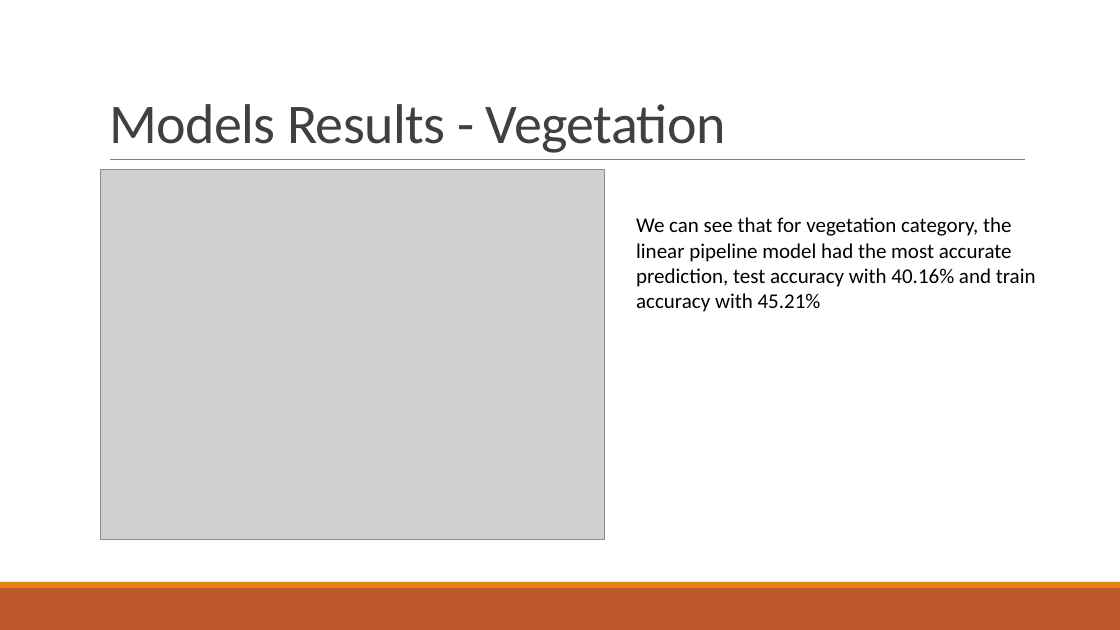
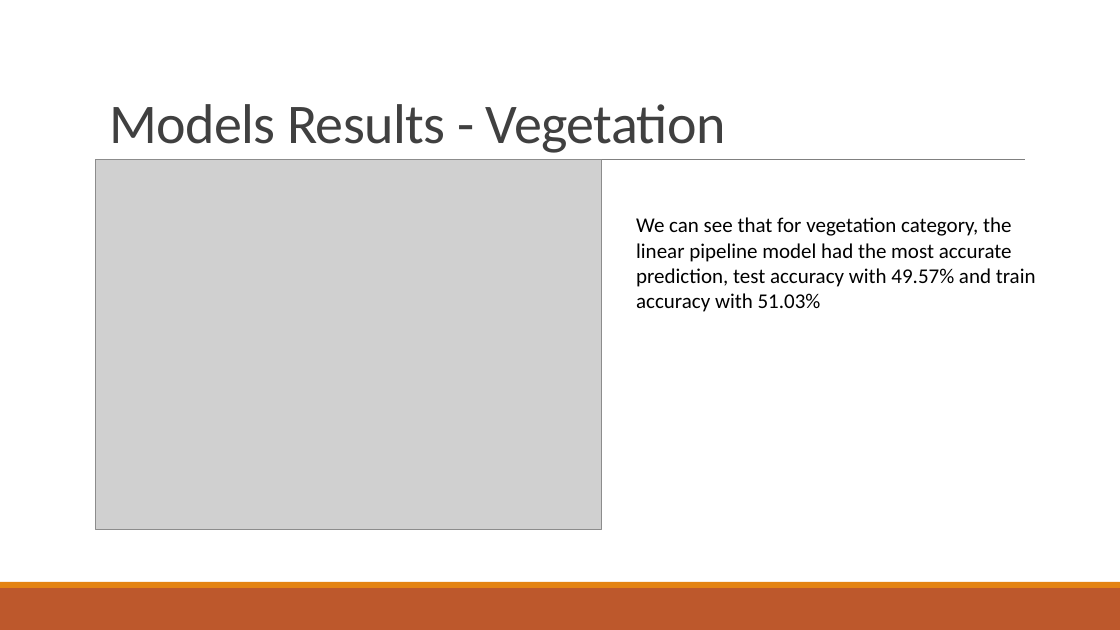
Before and after one commit to idanhoro/NASA-Heat-Maps-Prediction, a slide deck: slide 21 of Heat_Maps_presention.pptx. Drawn at 1120x630 pixels with LibreOffice and Linux fonts; fonts in the diff are those of the drawing; grey boxes stand for pictures. Boxes give left, top, right and bottom in pixels: in the first picture for what was removed or moved away, otherwise in the second. Text is boxed around its words. In the diff, an @@ line names an element or a change of style, - is before the commit and + after.

```diff
--- a/Heat_Maps_presention.pptx
+++ b/Heat_Maps_presention.pptx
@@ picture: place and size @@
-picture at [101, 170, 605, 539]
+picture at [95, 160, 601, 529]
@@ text at [636, 217, 1036, 312]: text changed @@
-We can see that for vegetation category, the linear pipeline model had the most accurate prediction, test accuracy with 40.16% and train accuracy with 45.21%
+We can see that for vegetation category, the linear pipeline model had the most accurate prediction, test accuracy with 49.57% and train accuracy with 51.03%
```
Also in this commit, not shown: 6 other slides changed, 13 other files.
